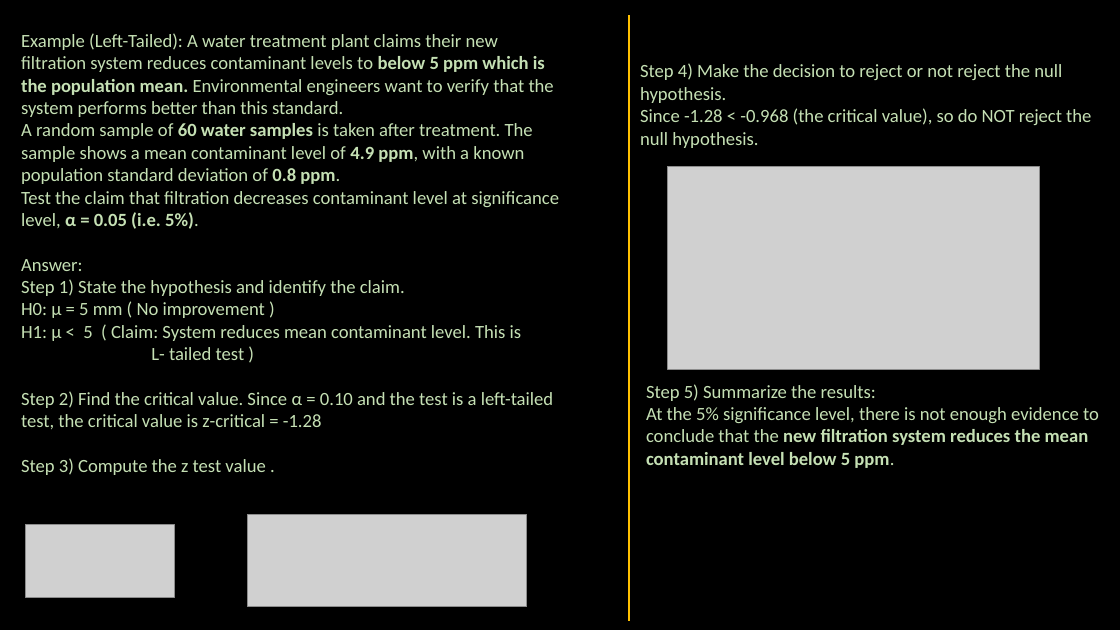
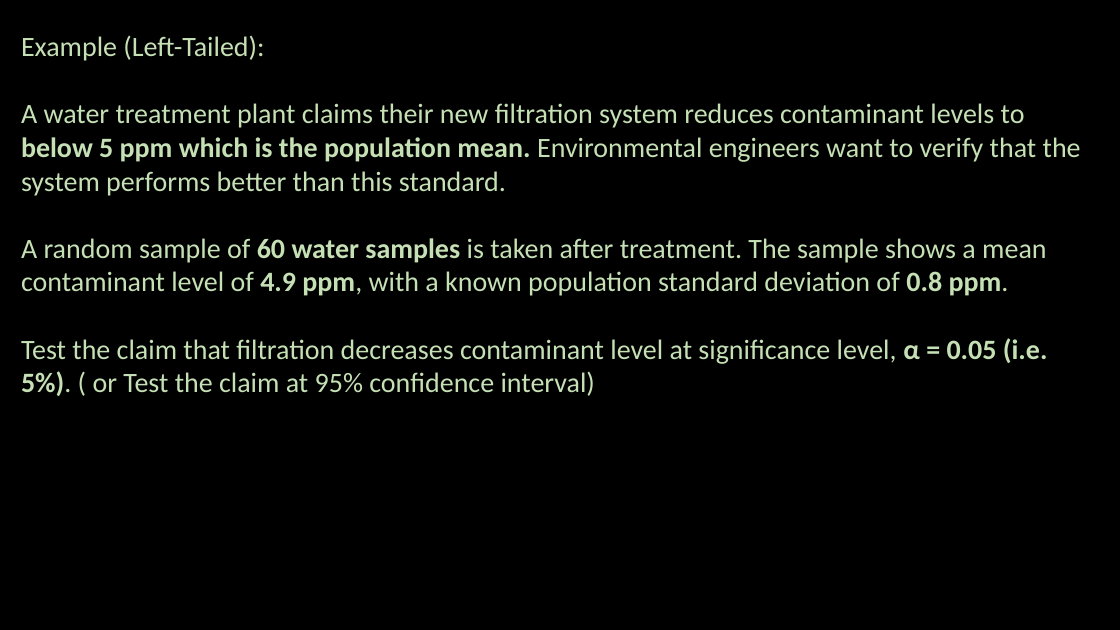
Before and after one commit to ash322ash422/youtube, a slide deck: slide 21 of probability_and_statistics/5_inference/Hypothesis-Testing1_z-test.pptx (slide 14 before the commit). Drawn at 1120x630 pixels with LibreOffice and Linux fonts; fonts in the diff are those of the drawing; grey boxes stand for pictures. Boxes give left, top, right and bottom in pixels: in the first picture for what was removed or moved away, otherwise in the second. Text is boxed around its words. In the diff, an @@ line names an element or a change of style, - is before the commit and + after.

```diff
--- a/probability_and_statistics/5_inference/Hypothesis-Testing1_z-test.pptx
+++ b/probability_and_statistics/5_inference/Hypothesis-Testing1_z-test.pptx
@@ line removed from (629, 15) to (629, 621) @@
@@ text at [21, 35, 1081, 196]: text changed; size 16 to 24 pt @@
-Example (Left-Tailed): A water treatment plant claims their new filtration system reduces contaminant levels to below 5 ppm which is the population mean. Environmental engineers want to verify that the system performs better than this standard.
+Example (Left-Tailed):
+A water treatment plant claims their new filtration system reduces contaminant levels to below 5 ppm which is the population mean. Environmental engineers want to verify that the system performs better than this standard.
@@ text removed at [640, 63, 1091, 148] @@
-Step 4) Make the decision to reject or not reject the null hypothesis.
-Since -1.28 < -0.968 (the critical value), so do NOT reject the null hypothesis.
@@ picture removed at [668, 167, 1040, 370] @@
@@ text at [21, 238, 1046, 296]: size 16 to 24 pt in "A random sample of 60 water samples ..." @@
@@ text at [21, 338, 1048, 396]: text changed; size 16 to 24 pt @@
-Test the claim that filtration decreases contaminant level at significance level, α = 0.05 (i.e. 5%).
-Answer:
-Step 1) State the hypothesis and identify the claim.
-H0: μ = 5 mm ( No improvement )
-H1: μ < 5 ( Claim: System reduces mean contaminant level. This is
-L- tailed test )
-Step 2) Find the critical value. Since α = 0.10 and the test is a left-tailed test, the critical value is z-critical = -1.28
-Step 3) Compute the z test value .
+Test the claim that filtration decreases contaminant level at significance level, α = 0.05 (i.e. 5%). ( or Test the claim at 95% confidence interval)
@@ text removed at [646, 384, 1099, 468] @@
-Step 5) Summarize the results:
-At the 5% significance level, there is not enough evidence to conclude that the new filtration system reduces the mean contaminant level below 5 ppm.
@@ picture removed at [25, 524, 175, 597] @@
@@ picture removed at [248, 515, 527, 607] @@
```
Also in this commit, not shown: 12 other slides changed, 10 slides added, 1 slide removed, 7 other files.
